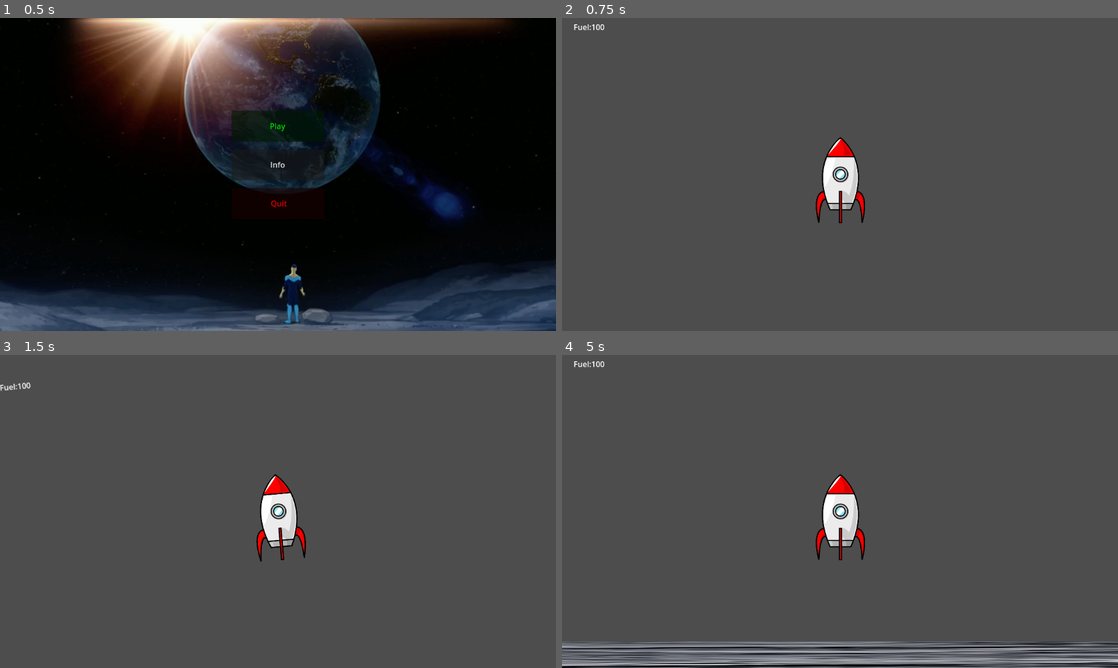
Above: before the commit, frames 1-4 (two rows, left to right).
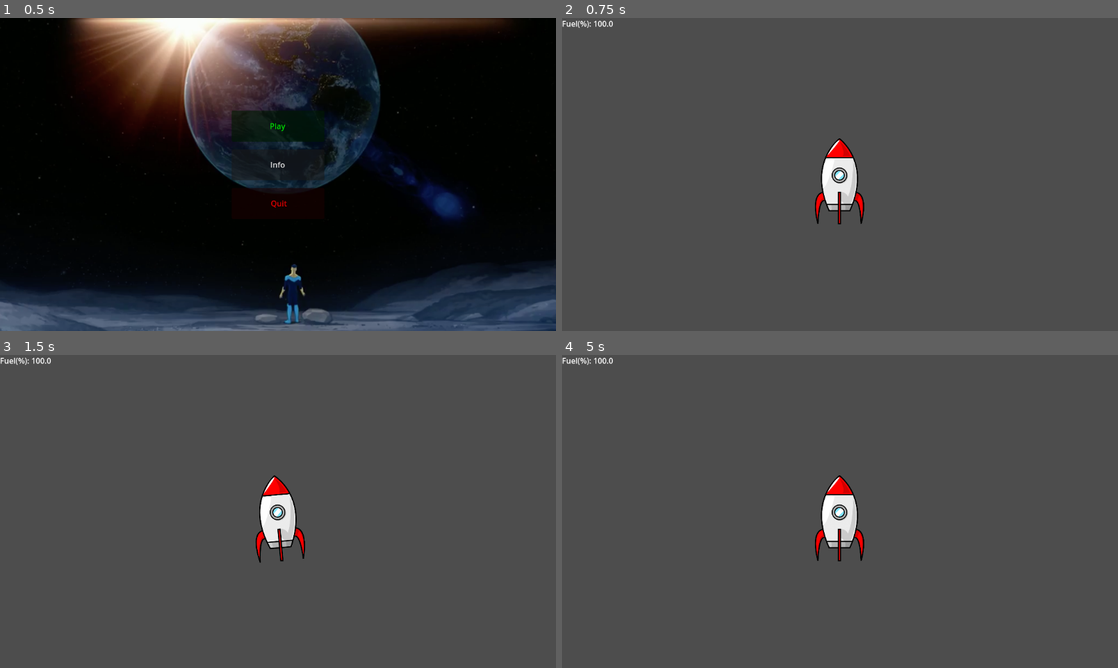
Above: after the commit, the same moments.

Repository: Maggen12/Pocket-lander
Game: Godot game, scene res://MainScreen.tscn
Same seed, same stepped clock (60 frames per second), same inputs: the game is played once before the commit and once after it.
Inputs:
- Up to frame 1 (0.5 s): no input
- Up to frame 2 (0.75 s): click "Play" at 0.5 s
- Up to frame 3 (1.5 s): tap Enter at 1.25 s; hold D (tilt_right) from 1.28 s (still down)
- Up to frame 4 (5 s): tap Space at 2, 3.5 s; release D (tilt_right) at 2.03 s; hold A (tilt_left) 2.03-2.78 s; tap Enter at 2.75, 4.25 s; hold D (tilt_right) 2.78-3.53 s; hold S (less_thrust) 3.53-4.28 s; hold A (tilt_left) from 4.28 s (still down)

Frame 1 is identical in both runs. In frame 2, 0.8% of the frame differs, in the area x 0-55%, y 0-66%; in frame 3, 0.8%; in frame 4, 7.3%, in the area x 0-100%, y 0-100%.

Commit message:
bababooey

Diff:
--- a/pocket-lander/Gameplay.tscn
+++ b/pocket-lander/Gameplay.tscn
@@ -1,23 +1,10 @@
-[gd_scene load_steps=4 format=3 uid="uid://buh3qski3cp8m"]
+[gd_scene load_steps=2 format=3 uid="uid://buh3qski3cp8m"]
 
 [ext_resource type="PackedScene" uid="uid://bntrhhn6n68fu" path="res://rocketship.tscn" id="1_5r2ls"]
-[ext_resource type="Texture2D" uid="uid://ctphkeyli0sla" path="res://moon-surface-seamless-texture-background-closeup-moon-surface-texture-188679621.webp" id="2_pkqox"]
-
-[sub_resource type="RectangleShape2D" id="RectangleShape2D_fu2vn"]
-size = Vector2(805.985, 500)
 
 [node name="Main" type="Node"]
 
 [node name="CharacterBody2D" parent="." instance=ExtResource("1_5r2ls")]
 
-[node name="Camera2D" type="Camera2D" parent="CharacterBody2D"]
+[node name="Camera2D2" type="Camera2D" parent="CharacterBody2D"]
 position = Vector2(-2, 2)
-
-[node name="Moon-surface-seamless-texture-background-closeup-moon-surface-texture-188679621" type="Sprite2D" parent="."]
-position = Vector2(-715, 1540)
-scale = Vector2(22.6238, 0.278)
-texture = ExtResource("2_pkqox")
-
-[node name="CollisionShape2D" type="CollisionShape2D" parent="Moon-surface-seamless-texture-background-closeup-moon-surface-texture-188679621"]
-position = Vector2(3.22585, 1.79858)
-shape = SubResource("RectangleShape2D_fu2vn")
--- a/pocket-lander/fuel.gd
+++ b/pocket-lander/fuel.gd
@@ -1,4 +1,4 @@
 extends Label
 
 func _process(delta):
-	text = "Fuel:" + str(GlobalVariables.fuel)
+	text = "Fuel(%): " + str("%5.1f" % GlobalVariables.fuel)
--- a/pocket-lander/rocketship.gd
+++ b/pocket-lander/rocketship.gd
@@ -13,7 +13,6 @@
 	move_and_slide()
 
 func _process(delta):
-
 	if Input.is_action_just_pressed("more_thrust") and thrust < 10:
 		if GlobalVariables.fuel > 0:
 			thrust += 2
@@ -25,16 +24,7 @@
 		rotation_degrees -= 5
 
 	#fuel system
-	if thrust == 2:
-		GlobalVariables.fuel -= 4 * delta
-	elif thrust == 4:
-		GlobalVariables.fuel -= 6 * delta
-	elif thrust == 6:
-		GlobalVariables.fuel -= 8 * delta
-	elif thrust == 8:
-		GlobalVariables.fuel -= 10 * delta
-	elif thrust == 10:
-		GlobalVariables.fuel -= 12 * delta
-	if GlobalVariables.fuel <= 0:
-		thrust = 0
-		GlobalVariables.fuel = 0
+	if thrust > 0:
+		GlobalVariables.fuel -= thrust * delta
+		if GlobalVariables.fuel <= 0:
+			GlobalVariables.fuel = 0
--- a/pocket-lander/rocketship.tscn
+++ b/pocket-lander/rocketship.tscn
@@ -22,9 +22,9 @@
 
 [node name="Camera2D" type="Camera2D" parent="."]
 
-[node name="Fuel" type="Label" parent="."]
-offset_left = -554.0
-offset_top = -315.0
-offset_right = -280.0
-offset_bottom = -248.0
+[node name="CanvasLayer" type="CanvasLayer" parent="."]
+
+[node name="Fuel" type="Label" parent="CanvasLayer"]
+offset_right = 83.0
+offset_bottom = 24.0
 script = ExtResource("3_mk8vm")
